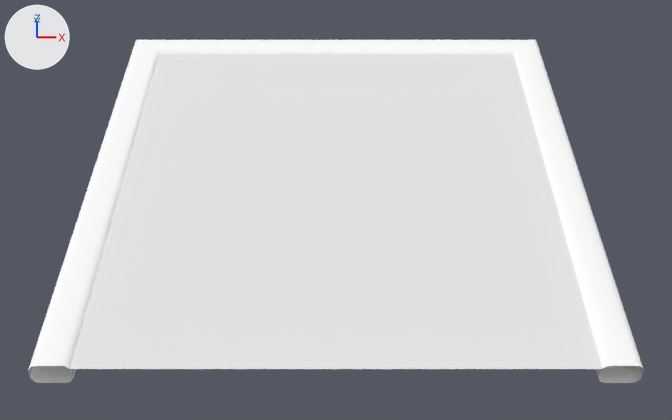
An edit to the Blender file Blender/breakout.blend, drawn before and after from the same camera.
One viewpoint serves both versions: a 50 mm camera at (0.0, -3.61, 2.79) aimed at (0.0, -0.18, -0.1). Lighting does not change. The marker at upper left points along +X, +Y and +Z.

The first picture shows 'FieldBorders', 'FieldFloor'.
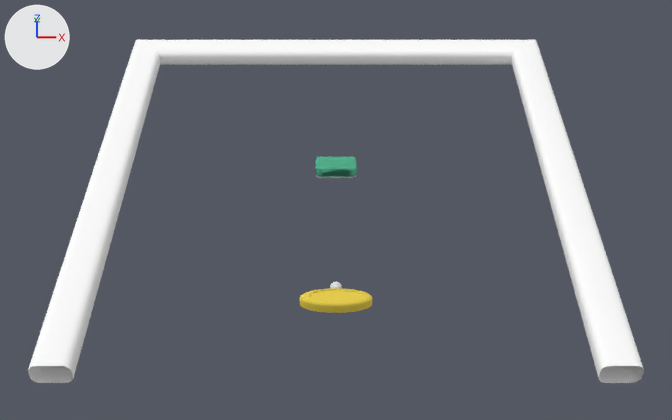
The change, as a diff of the scene's bpy script:
```diff
--- a/Blender/breakout.blend.py
+++ b/Blender/breakout.blend.py
@@ me_plane @@
 # used by ob_fieldborders; location = (0.0, 0.0, 0.0)
-me_plane.from_pydata(...)  # 48 vertices, 33 faces; spans x -1.16..1.16, y -1.3..1.16, z 0.03..0.08
+me_plane.from_pydata(...)  # 88 vertices, 66 faces; spans x -1.16..1.16, y -1.3..1.16, z -0.02..0.08
+# me_plane part 1
+# 8 vertices move within x -1.16..1.16, y -1.3..1.16, z 0.03
+# 40 vertices are added at x -1.16..1.16, y -1.3..1.16, z -0.02..0.01
+# 33 new faces join them
 me_plane.materials.append(mat_fieldborders)
@@ ob_fieldfloor @@
 ob_fieldfloor.location = (0.0, 0.0, 0.0)
+ob_fieldfloor.hide_viewport = True
@@ ob_fieldborders @@
 ob_fieldborders.location = (0.0, 0.0, 0.0)
-_m = ob_fieldborders.modifiers.new('Mirror', 'MIRROR')
-_m.use_axis = (False, False, True)
-_m.mirror_object = ob_empty
 _m = ob_fieldborders.modifiers.new('EdgeSplit', 'EDGE_SPLIT')
```

Location of each change, [x1, y1, x2, y2] in pixels of the pictures (672 x 420 px):
'FieldFloor', hidden: before [54, 54, 618, 369]
'FieldBorders', reshaped, modifiers changed: [28, 40, 644, 383] in both
part 1 of me_plane, built on: before [28, 366, 644, 376]; after [28, 57, 644, 383]
'Paddle', unchanged, uncovered by the edit: after [300, 288, 372, 313]
